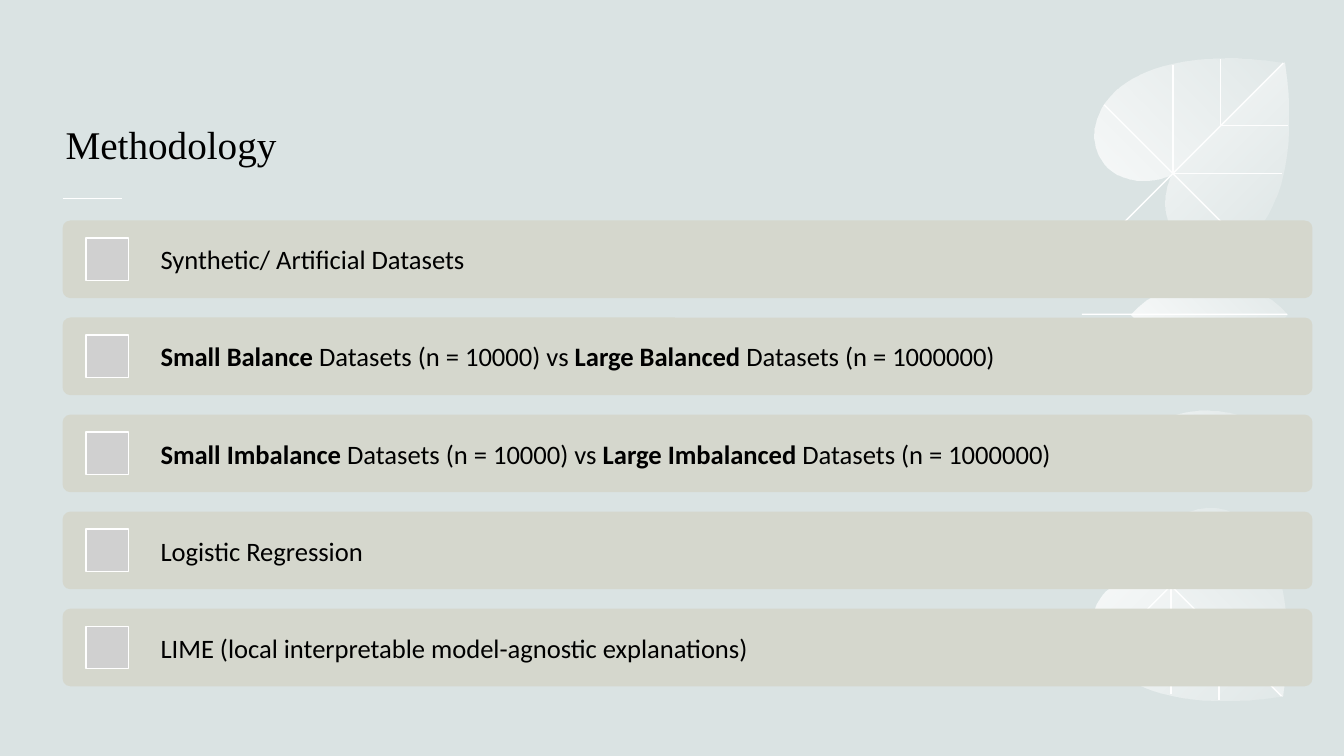
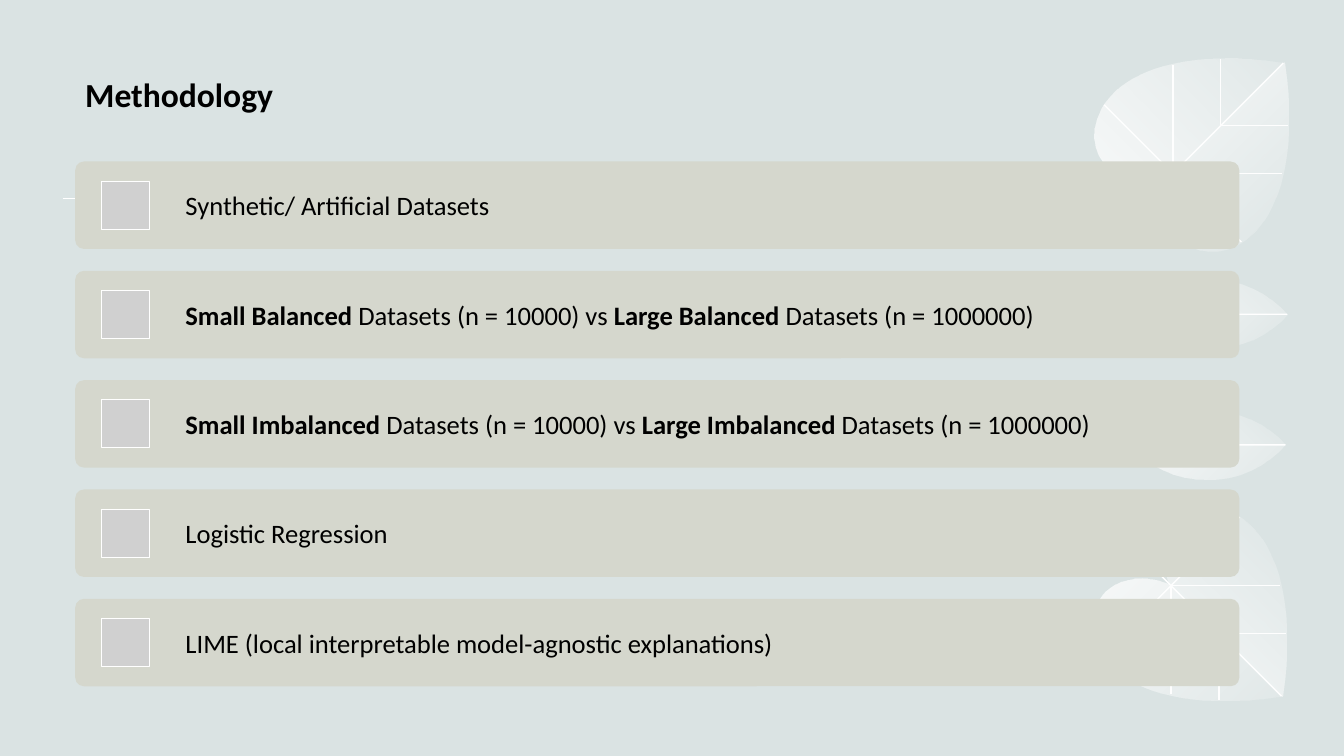
Before and after one commit to hennypurwadi/Imbalanced-or-Balanced-Dataset-Composition, a slide deck: slide 11 of 202370140_XAI_Presentation_1.pptx. Drawn at 1344x756 pixels with LibreOffice and Linux fonts; fonts in the diff are those of the drawing; grey boxes stand for pictures. Boxes give left, top, right and bottom in pixels: in the first picture for what was removed or moved away, otherwise in the second. Text is boxed around its words. In the diff, an @@ line names an element or a change of style, - is before the commit and + after.

```diff
--- a/202370140_XAI_Presentation_1.pptx
+++ b/202370140_XAI_Presentation_1.pptx
@@ text "Methodology": place and size @@
-text "Methodology" at [66,131,277,167]
+text "Methodology" at [85,83,273,113]
@@ text "Methodology" at [85,83,273,113]: size 28 to 24 pt, font Times New Roman to Calibri, bold on @@
@@ rounded rectangle: place and size @@
-rounded rectangle at [63,221,1313,298]
+rounded rectangle at [76,161,1240,249]
@@ text "Synthetic/ Artificial Datasets": place and size @@
-text "Synthetic/ Artificial Datasets" at [161,250,465,274]
+text "Synthetic/ Artificial Datasets" at [185,196,490,220]
@@ picture: place and size @@
-picture at [86,238,128,280]
+picture at [102,181,150,230]
@@ rounded rectangle: place and size @@
-rounded rectangle at [63,318,1313,395]
+rounded rectangle at [76,271,1240,359]
@@ picture added at [102,290,150,339] @@
@@ text at [185,305,1033,330]: text changed @@
-Small Balance Datasets (n = 10000) vs Large Balanced Datasets (n = 1000000)
+Small Balanced Datasets (n = 10000) vs Large Balanced Datasets (n = 1000000)
@@ picture removed at [86,335,128,377] @@
@@ rounded rectangle: place and size @@
-rounded rectangle at [63,414,1313,492]
+rounded rectangle at [76,380,1240,468]
@@ picture: place and size @@
-picture at [86,433,128,475]
+picture at [102,400,150,449]
@@ text at [185,414,1089,439]: text changed @@
-Small Imbalance Datasets (n = 10000) vs Large Imbalanced Datasets (n = 1000000)
+Small Imbalanced Datasets (n = 10000) vs Large Imbalanced Datasets (n = 1000000)
@@ line added from (1081, 445) to (1286, 445), #FFFFFF 1 pt @@
@@ freeform shape added at [1129,445,1286,480], fill gradient #FFFFFF @@
@@ rounded rectangle: place and size @@
-rounded rectangle at [63,512,1313,590]
+rounded rectangle at [76,490,1240,578]
@@ picture added at [102,509,150,558] @@
@@ text "Logistic Regression": place and size @@
-text "Logistic Regression" at [161,542,363,566]
+text "Logistic Regression" at [185,524,388,548]
@@ picture removed at [86,529,128,572] @@
@@ rounded rectangle: place and size @@
-rounded rectangle at [63,609,1313,687]
+rounded rectangle at [76,599,1240,687]
@@ text "LIME (local interpretable model-agnostic explanations)": place and size @@
-text "LIME (local interpretable model-agnostic explanations)" at [161,638,747,663]
+text "LIME (local interpretable model-agnostic explanations)" at [185,633,772,658]
@@ picture removed at [86,626,128,668] @@
@@ picture added at [102,619,150,667] @@
```
Also in this commit, not shown: 8 other slides changed, 3 slides added, 1 slide removed, 1 other file.
